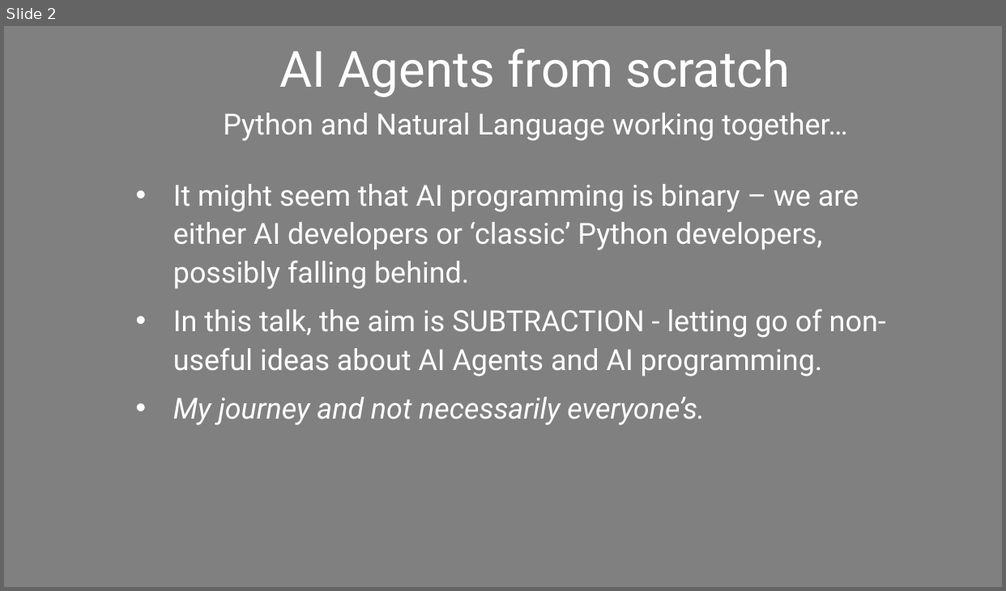
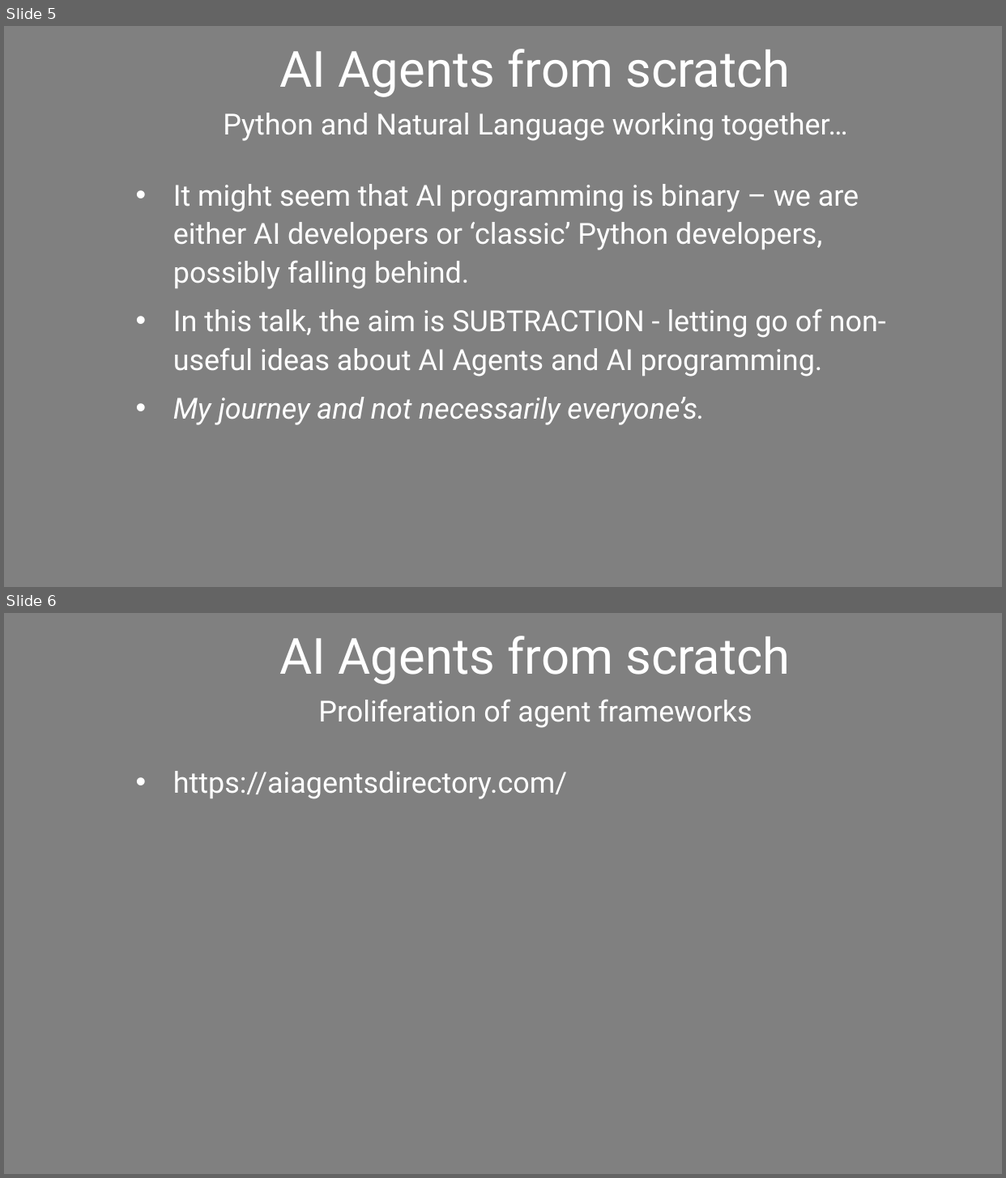
Before and after one commit to Python-Test-Engineer/conf42-ai-agents, a slide deck: ai-agents-conf42.pptx. Shown one above the other, each under a label of ours: slide 2 before the commit, slides 5 and 6 after it. The pictures are 1006x591 and 1006x1178 pixels, drawn with LibreOffice and Linux fonts; fonts in the diff are those of the drawing. Boxes give left, top, right and bottom in pixels: in the first picture for what was removed or moved away, otherwise in the second. Text is boxed around its words. In the diff, an @@ line names an element or a change of style, - is before the commit and + after.

```diff
--- a/ai-agents-conf42.pptx
+++ b/ai-agents-conf42.pptx
@@ slide 6 added at [4, 613, 1002, 1174], background #808080 @@
@@ text added at [280, 636, 790, 684], 48 pt, text #FFFFFF @@
+AI Agents from scratch
@@ text added at [318, 700, 752, 728], 28 pt, text #FFFFFF @@
+Proliferation of agent frameworks
@@ subtitle added at [173, 771, 567, 799], 28 pt, text #FFFFFF @@
+• https://aiagentsdirectory.com/
@@ what was slide 2 is now slide 5 @@
```
Also in this commit, not shown: 1 slide changed, 6 other slides added, 2 other files.
